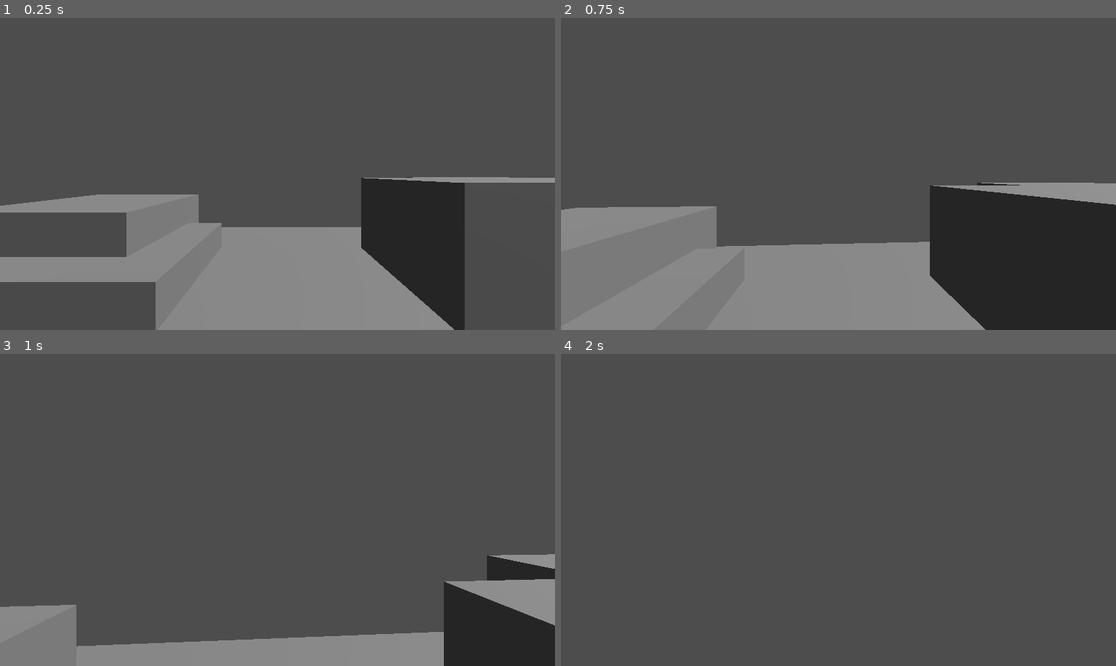
Above: before the commit, frames 1-4 (two rows, left to right).
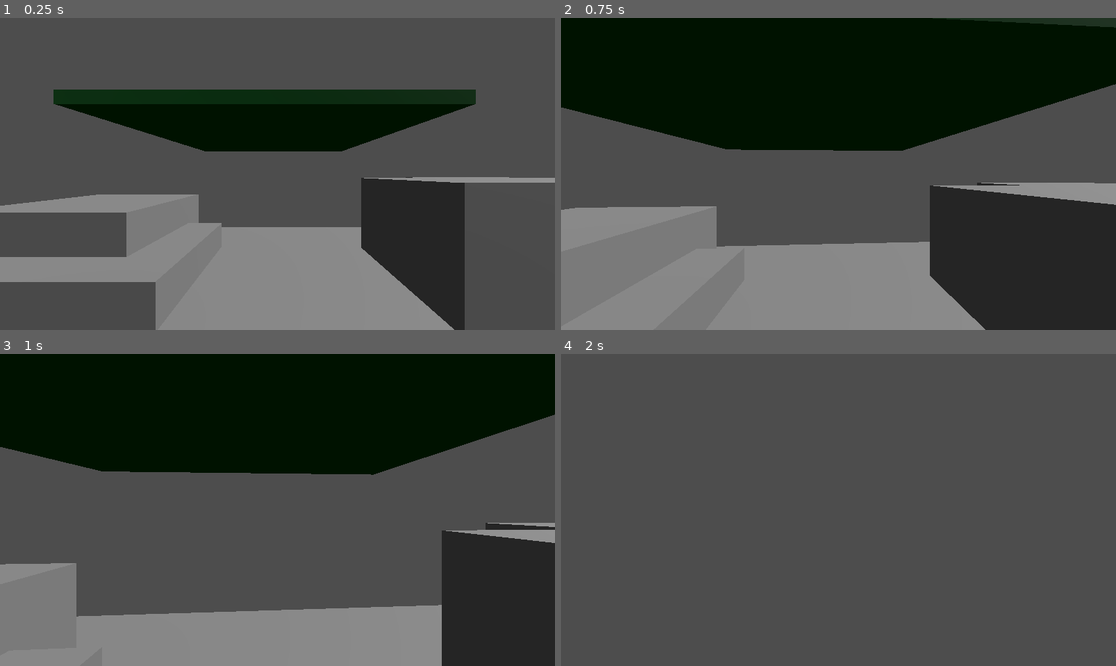
Above: after the commit, the same moments.

Repository: MangiameliFabio/NordicGameJam2026
Game: Godot game, scene res://Character/CharacterTesting.tscn
The game is run twice, just before and just after one commit, with the same random seed, the same clock (stepped at 60 frames per second) and the same inputs.
Inputs (mouse positions are in pixels of both pictures, inside the frame that each line leads up to):
- Up to frame 1 (0.25 s): no input
- Up to frame 2 (0.75 s): tap Enter at 0.5 s; move the mouse to (866, 174) at 0.52 s; press the mouse at (866, 174) at 0.53 s; hold W (Forward) from 0.53 s (still down)
- Up to frame 3 (1 s): keep holding W (Forward); tap Space (Jump) at 0.77 s
- Up to frame 4 (2 s): keep holding W (Forward); move the mouse to (810, 510) at 1.27 s; release the mouse at (810, 510) at 1.28 s; click (810, 510) at 1.35 s; tap Space (Jump) at 1.52 s

The runs differ from the first frame. In frame 1, 11% of the frame differs, in the area x 9-86%, y 22-43%; in frame 2, 36%; in frame 3, 47%, in the area x 0-100%, y 0-100%; in frame 4, nothing differs.

Commit message:
Added movable platforms

Diff:
--- /dev/null
+++ b/Character/Bullet.tscn
@@ -0,0 +1,22 @@
+[gd_scene format=3 uid="uid://dytc0bjykef8c"]
+
+[sub_resource type="SphereShape3D" id="SphereShape3D_lvrqt"]
+radius = 0.05
+
+[sub_resource type="StandardMaterial3D" id="StandardMaterial3D_lvrqt"]
+albedo_color = Color(1, 0, 0.05490196, 1)
+
+[sub_resource type="SphereMesh" id="SphereMesh_lvrqt"]
+material = SubResource("StandardMaterial3D_lvrqt")
+radius = 0.05
+height = 0.1
+
+[node name="Bullet" type="Node3D" unique_id=710135686]
+
+[node name="Area3D" type="Area3D" parent="." unique_id=1966740357]
+
+[node name="CollisionShape3D" type="CollisionShape3D" parent="Area3D" unique_id=1900221752]
+shape = SubResource("SphereShape3D_lvrqt")
+
+[node name="MeshInstance3D" type="MeshInstance3D" parent="." unique_id=1870521635]
+mesh = SubResource("SphereMesh_lvrqt")
--- a/Character/CharacterTesting.tscn
+++ b/Character/CharacterTesting.tscn
@@ -1,6 +1,7 @@
 [gd_scene format=3 uid="uid://df3clq51mfp27"]
 
 [ext_resource type="PackedScene" uid="uid://b006h08ncpik3" path="res://Character/PlayerCharacter.tscn" id="1_o4gn0"]
+[ext_resource type="PackedScene" uid="uid://ckrm5vhotgkmu" path="res://Environment/Platform.tscn" id="2_u0fm5"]
 
 [sub_resource type="BoxShape3D" id="BoxShape3D_bbbun"]
 size = Vector3(10, 0.2, 10)
@@ -107,3 +108,9 @@
 
 [node name="DirectionalLight3D" type="DirectionalLight3D" parent="." unique_id=1628742984]
 transform = Transform3D(0.25654247, -0.751307, 0.6080491, 0, 0.6291033, 0.7773217, -0.96653295, -0.19941603, 0.16139172, 0, 8.065493, 0)
+
+[node name="Platform" parent="." unique_id=46675409 instance=ExtResource("2_u0fm5")]
+transform = Transform3D(1, 0, 0, 0, 1, 0, 0, 0, 1, -0.089577675, 1.8632736, -2.9438303)
+axis_lock_linear_x = false
+axis_lock_linear_y = false
+axis_lock_linear_z = false
--- a/Character/GroundStateHandler.gd
+++ b/Character/GroundStateHandler.gd
@@ -1,25 +1,8 @@
 class_name GroundStateHandler extends Area3D
 
-enum GroundStates {
-	Air,
-	Ground
-}
+func _ready() -> void:
+	body_entered.connect(_on_body_entered)
 
-var _previous_state : GroundStates
-
-signal state_change(state: GroundStateHandler)
-
-var GroundState : GroundStates
-
-func _physics_process(_delta: float) -> void:
-	var bodies : Array[Node3D] = get_overlapping_bodies()
-
-	if bodies.is_empty():
-		GroundState = GroundStates.Air
-	else:
-		GroundState = GroundStates.Ground
-
-	if _previous_state != GroundState:
-		state_change.emit(GroundState)
-
-	_previous_state = GroundState
+func _on_body_entered(body: Node3D):
+	if body is DisappearingPlatform:
+		body.CollapsePlatform()
--- a/Character/PlayerCharacter.tscn
+++ b/Character/PlayerCharacter.tscn
@@ -3,6 +3,8 @@
 [ext_resource type="Script" uid="uid://dwgcqdmcyhkbg" path="res://Character/CameraMovement.gd" id="1_cgtap"]
 [ext_resource type="Script" uid="uid://bn5v0cgtk708s" path="res://Character/InputManagerComponent.gd" id="1_r6jr0"]
 [ext_resource type="Script" uid="uid://0qbebqdulupp" path="res://Character/MovementComponent.gd" id="2_2lctp"]
+[ext_resource type="Script" uid="uid://20v4xya0hnn" path="res://Character/ShootingComponent.gd" id="3_wbhtb"]
+[ext_resource type="PackedScene" uid="uid://dytc0bjykef8c" path="res://Character/Bullet.tscn" id="4_6jmpq"]
 [ext_resource type="Script" uid="uid://cvg6u1fyk0wyb" path="res://Character/GroundStateHandler.gd" id="4_loigd"]
 
 [sub_resource type="CapsuleShape3D" id="CapsuleShape3D_fatkt"]
@@ -13,7 +15,8 @@
 radius = 0.2
 
 [node name="PlayerCharacter" type="CharacterBody3D" unique_id=57928311 node_paths=PackedStringArray("InputManager", "PlayerGroundStateHandler")]
-collision_layer = 0
+collision_layer = 2
+collision_mask = 3
 max_slides = 8
 floor_snap_length = 0.35
 safe_margin = 0.05
@@ -29,7 +32,15 @@
 script = ExtResource("1_r6jr0")
 metadata/_custom_type_script = "uid://bn5v0cgtk708s"
 
+[node name="ShootingComponent" type="Node" parent="." unique_id=825127843 node_paths=PackedStringArray("InputManager")]
+script = ExtResource("3_wbhtb")
+InputManager = NodePath("../InputManagerComponent")
+BulletScene = ExtResource("4_6jmpq")
+metadata/_custom_type_script = "uid://20v4xya0hnn"
+
 [node name="GroundStateDetector" type="Area3D" parent="." unique_id=1977185780]
+collision_layer = 4
+collision_mask = 4
 script = ExtResource("4_loigd")
 
 [node name="GroundCollider" type="CollisionShape3D" parent="GroundStateDetector" unique_id=167578318]
--- /dev/null
+++ b/Character/ShootingComponent.gd
@@ -0,0 +1,8 @@
+class_name ShootingComponent extends Node
+
+@export var InputManager : InputManagerComponent
+@export var BulletScene : PackedScene
+
+func _process(delta: float) -> void:
+	if not InputManager.ShootPressState:
+		pass
--- /dev/null
+++ b/Environment/DisappearingPlatform.gd
@@ -0,0 +1,63 @@
+class_name DisappearingPlatform extends AnimatableBody3D
+
+@export_category("Platform Movement")
+@export var TimeTilCollapse : float = 2
+@export var CollapseMaxSpeed : float = 5
+@export var CollapseAcceleration : float = 2
+@export var TimeTilDespawn : float = 5
+
+@export_category("Platform Rumble")
+@export var PlatformMesh: MeshInstance3D
+@export var RumbleStrength := 0.04
+@export var CollapseRumbleStrength := 0.08
+@export var RumbleSpeed := 7.0
+
+var _collapsing : bool = false
+var _collapsing_triggered : bool = false
+var _collapse_speed := 0.0
+var _base_mesh_position: Vector3
+var _noise := FastNoiseLite.new()
+var _time := 0.0
+
+func _ready() -> void:
+	_base_mesh_position = PlatformMesh.position
+	_noise.noise_type = FastNoiseLite.TYPE_SIMPLEX
+	_noise.frequency = 0.8
+
+func CollapsePlatform() -> void:
+	if _collapsing or _collapsing_triggered:
+		return
+
+	_collapsing_triggered = true
+
+	await get_tree().create_timer(TimeTilCollapse).timeout
+
+	_collapsing = true
+
+	await get_tree().create_timer(TimeTilDespawn).timeout
+
+	queue_free()
+
+
+func _physics_process(delta: float) -> void:
+	if _collapsing:
+		_collapse_speed = min(_collapse_speed + CollapseAcceleration * delta, CollapseMaxSpeed)
+		global_position += Vector3.DOWN * _collapse_speed * delta
+
+func _process(delta: float) -> void:
+	if _collapsing_triggered:
+		_time += delta * RumbleSpeed
+		var rumble_strength = CollapseRumbleStrength if _collapsing else RumbleStrength
+		var shake = Vector3(
+			_noise.get_noise_2d(_time, 0.0),
+			_noise.get_noise_2d(0.0, _time + 17.3) * 0.2,
+			_noise.get_noise_2d(_time + 43.7, 0.0)
+		)
+
+		# Add a small fast horizontal pulse so the shake reads as heavy rather than floaty.
+		shake.x += sin(_time * 2.7) * 0.35
+		shake.z += cos(_time * 3.1) * 0.35
+
+		PlatformMesh.position = _base_mesh_position + shake * rumble_strength
+	else:
+		PlatformMesh.position = _base_mesh_position
--- /dev/null
+++ b/Environment/Platform.tscn
@@ -0,0 +1,28 @@
+[gd_scene format=3 uid="uid://ckrm5vhotgkmu"]
+
+[ext_resource type="Script" uid="uid://cwfd50c823fyh" path="res://Environment/DisappearingPlatform.gd" id="1_0cdnw"]
+
+[sub_resource type="StandardMaterial3D" id="StandardMaterial3D_2d4q5"]
+albedo_color = Color(0, 0.31764707, 0.09803922, 1)
+
+[sub_resource type="BoxMesh" id="BoxMesh_2d4q5"]
+material = SubResource("StandardMaterial3D_2d4q5")
+size = Vector3(3, 0.1, 3)
+
+[sub_resource type="BoxShape3D" id="BoxShape3D_0cdnw"]
+size = Vector3(3, 0.1, 3)
+
+[node name="Platform" type="AnimatableBody3D" unique_id=1213076847 node_paths=PackedStringArray("PlatformMesh")]
+collision_layer = 6
+collision_mask = 6
+axis_lock_linear_x = true
+axis_lock_linear_y = true
+axis_lock_linear_z = true
+script = ExtResource("1_0cdnw")
+PlatformMesh = NodePath("MeshInstance3D")
+
+[node name="MeshInstance3D" type="MeshInstance3D" parent="." unique_id=53259037]
+mesh = SubResource("BoxMesh_2d4q5")
+
+[node name="CollisionShape3D" type="CollisionShape3D" parent="." unique_id=744814414]
+shape = SubResource("BoxShape3D_0cdnw")
--- /dev/null
+++ b/Models.tscn
@@ -0,0 +1,3 @@
+[gd_scene format=3 uid="uid://brvmqfu5857it"]
+
+[node name="Models" type="Node3D" unique_id=1747811545]
--- a/project.godot
+++ b/project.godot
@@ -65,6 +65,12 @@
 ]
 }
 
+[layer_names]
+
+3d_physics/layer_1="World"
+3d_physics/layer_2="Player"
+3d_physics/layer_3="GroundDetector"
+
 [physics]
 
 3d/physics_engine="Jolt Physics"
Not shown, added: Character/ShootingComponent.gd.uid
Not shown, added: Environment/DisappearingPlatform.gd.uid
